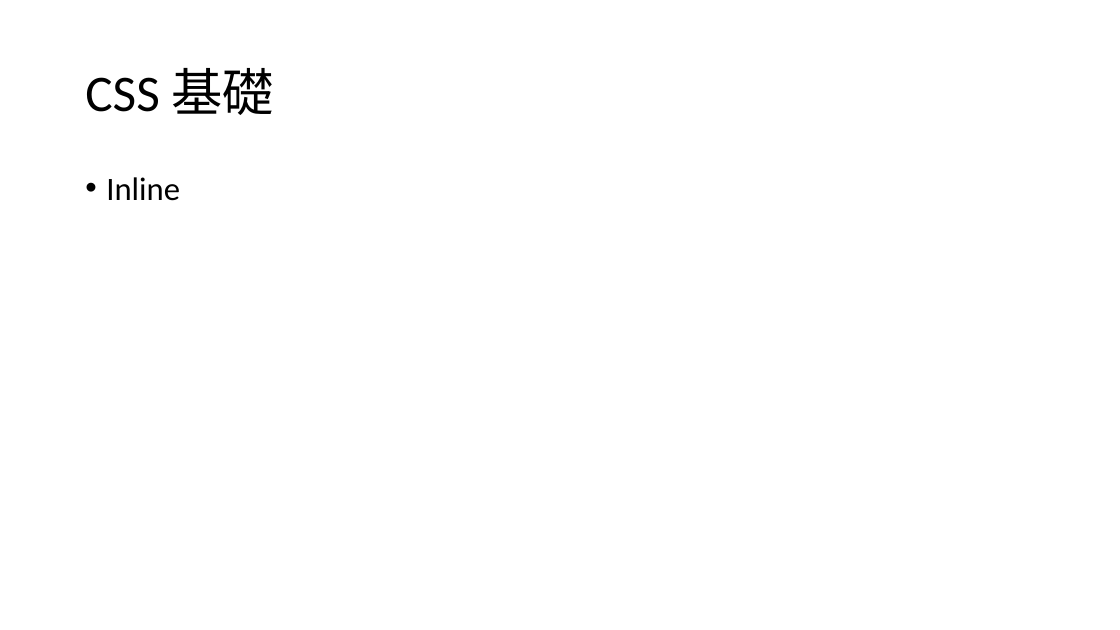
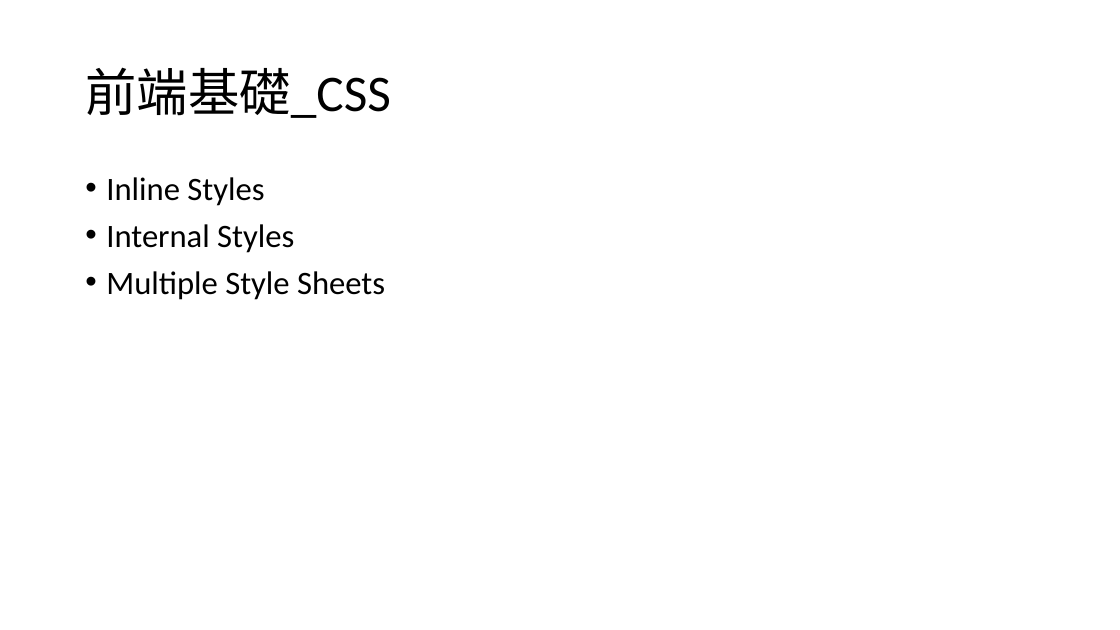
Before and after one commit to Q81JIAXIONG/-, a slide deck: slide 14 of 投影片/1.網頁基礎.pptx. Drawn at 1120x630 pixels with LibreOffice and Linux fonts; fonts in the diff are those of the drawing. Boxes give left, top, right and bottom in pixels: in the first picture for what was removed or moved away, otherwise in the second. Text is boxed around its words. In the diff, an @@ line names an element or a change of style, - is before the commit and + after.

Commit message:
第一周教材 整理前端基礎範例與簡報

```diff
--- a/投影片/1.網頁基礎.pptx
+++ b/投影片/1.網頁基礎.pptx
@@ title at <box>85,67,391,118</box>: text changed @@
-CSS 基礎
+前端基礎_CSS
@@ text at <box>106,177,385,300</box>: text changed @@
-• Inline
+• Inline Styles
+• Internal Styles
+• Multiple Style Sheets
```
Also in this commit, not shown: 2 other slides changed, 5 slides added, 3 slides removed, 24 other files.
